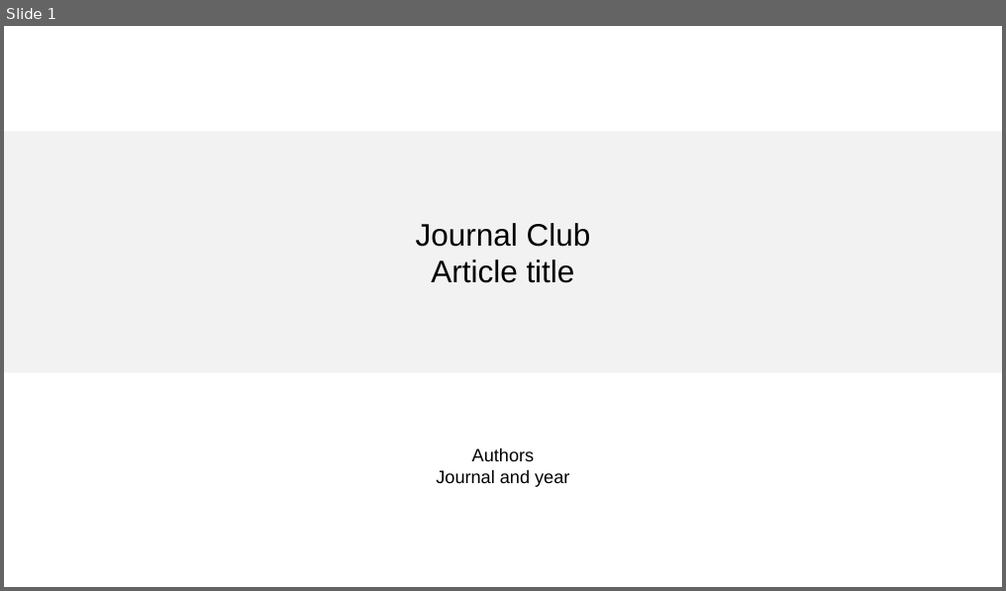
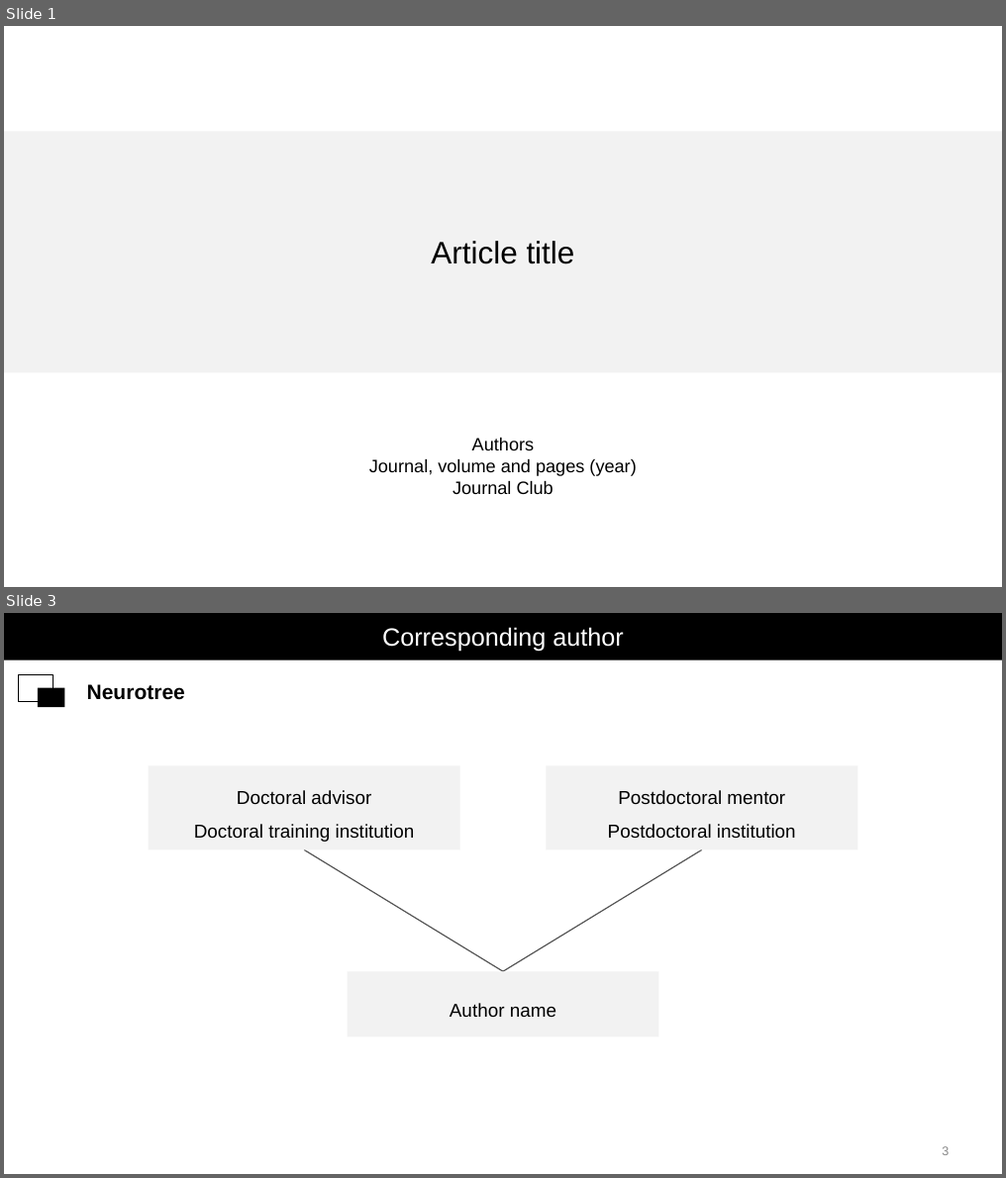
Before and after one commit to zhang-mengjia/journal-club-ppt, a slide deck: assets/jc-reference.pptx. Shown one above the other, each under a label of ours: slide 1 before the commit, slides 1 and 3 after it; the slides between them are not shown. The pictures are 1006x591 and 1006x1178 pixels, drawn with LibreOffice and Linux fonts; fonts in the diff are those of the drawing. Boxes give left, top, right and bottom in pixels: in the first picture for what was removed or moved away, otherwise in the second. Text is boxed around its words. In the diff, an @@ line names an element or a change of style, - is before the commit and + after.

Commit message:
Match Bowler journal club structure and validate author lineage and headings

```diff
--- a/assets/jc-reference.pptx
+++ b/assets/jc-reference.pptx
@@ slide 3 added at (4, 613, 1002, 1174), background #FFFFFF @@
@@ rectangle added at (4, 613, 1002, 661), fill #000000, 24 pt, text #FFFFFF @@
+Corresponding author
@@ rectangle added at (18, 674, 54, 701), fill #FFFFFF, outline #000000 0.75 pt @@
@@ rectangle added at (38, 688, 64, 707), fill #000000 @@
@@ text added at (87, 684, 185, 700), 20 pt, text #000000, bold @@
+Neurotree
@@ rectangle added at (149, 765, 460, 850), fill #F2F2F2, 18 pt, text #000000 @@
+Doctoral advisor
+Doctoral training institution
@@ rectangle added at (546, 765, 858, 850), fill #F2F2F2, 18 pt, text #000000 @@
+Postdoctoral mentor
+Postdoctoral institution
@@ line added from (304, 851) to (503, 971), #555555 1.13 pt @@
@@ line added from (702, 851) to (503, 971), #555555 1.13 pt @@
@@ rectangle added at (347, 971, 659, 1038), fill #F2F2F2, 18 pt, text #000000 @@
+Author name
@@ text added at (942, 1147, 948, 1156), 12 pt, text #888888 @@
+3
@@ slide 1 changed as well @@
@@ text in rectangle at (416, 223, 591, 247): paragraph removed @@
-Journal Club
@@ text at (369, 460, 636, 494): text changed @@
-Journal and year
+Journal, volume and pages (year)
+Journal Club
```
Also in this commit, not shown: 1 other slide changed, 11 other slides added, 2 slides removed, 9 other files.
